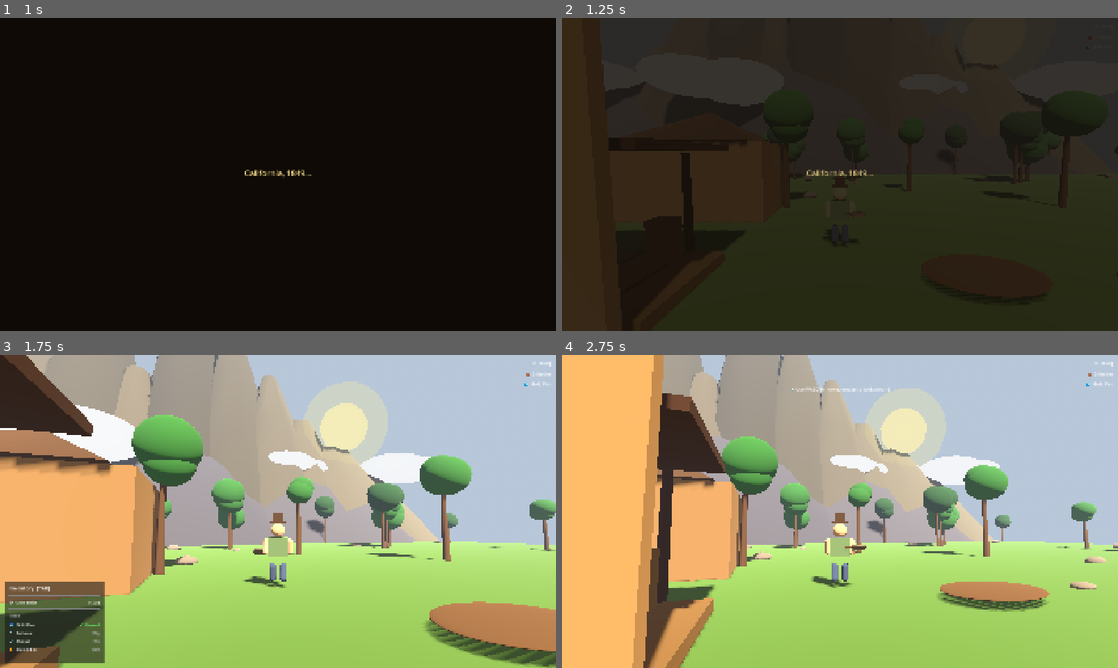
Above: before the commit, frames 1-4 (two rows, left to right).
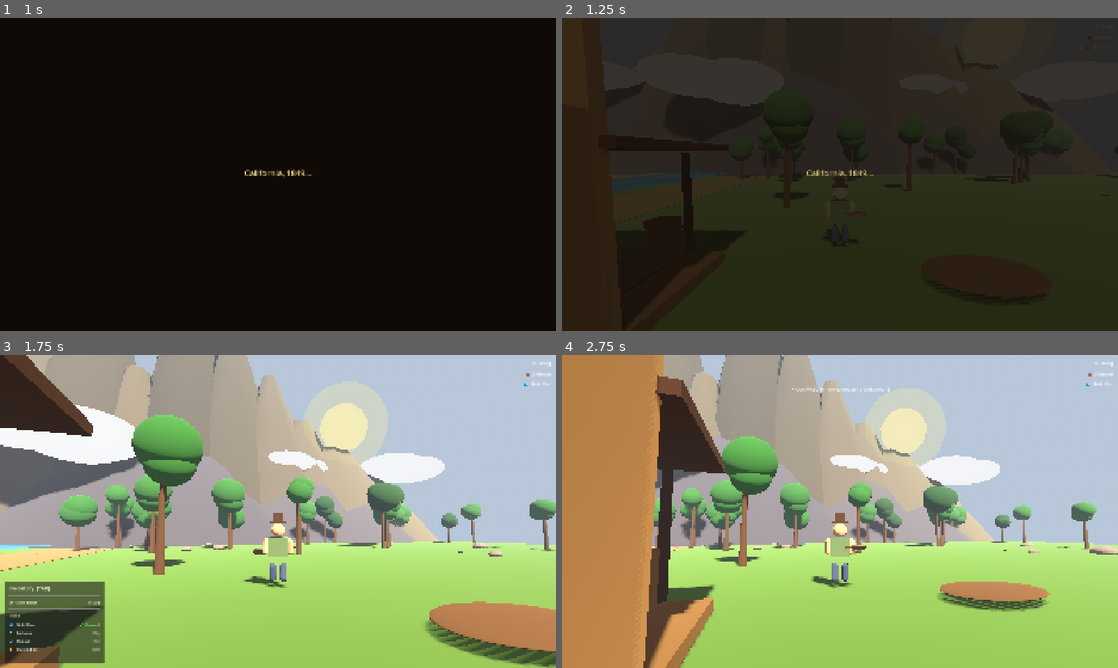
Above: after the commit, the same moments.

Repository: beachclaw/GoldRush1849
Game: Godot game, scene res://scenes/main_menu.tscn
Same seed, same stepped clock (60 frames per second), same inputs: the game is played once before the commit and once after it.
Inputs (mouse positions are in pixels of both pictures, inside the frame that each line leads up to):
- Up to frame 1 (1 s): click "Start Game" at 0.5 s
- Up to frame 2 (1.25 s): no input
- Up to frame 3 (1.75 s): tap Enter (ui_accept) at 1.25, 1.52 s; move the mouse to (305, 511) at 1.27 s; hold W (move_forward) from 1.28 s (still down); tap Tab at 1.35 s
- Up to frame 4 (2.75 s): move the mouse to (728, 527) at 2.02 s; release W (move_forward) at 2.03 s; hold S (move_back) from 2.03 s (still down); tap Tab at 2.1 s; tap Enter (ui_accept) at 2.27 s

Frame 1 is identical in both runs. In frame 2, 0.5% of the frame differs, in the area x 30-100%, y 24-60%; in frame 3, 16%; in frame 4, 22%, in the area x 0-100%, y 0-100%.

Commit message:
fix: store building — connect storefront to back, add sign, clear trees
- Move building body behind false front (CZ -5 → 6.4) so it's connected
- Extend porch/awning to close gap with building front face
- Center roof over building body
- Add "Wild West Depot" Label3D on sign
- Add _near_store() exclusion zone for tree/rock placement

Co-Authored-By: Claude Opus 4.6 <noreply@anthropic.com>

Diff:
--- a/src/world/Scenery.gd
+++ b/src/world/Scenery.gd
@@ -382,7 +382,7 @@
 	while placed < count and attempts < count * 5:
 		attempts += 1
 		var pos := _rand_pos()
-		if _near_river(pos.x) or _near_origin(pos.x, pos.z):
+		if _near_river(pos.x) or _near_origin(pos.x, pos.z) or _near_store(pos.x, pos.z):
 			continue
 		_place_tree(pos)
 		placed += 1
@@ -469,7 +469,7 @@
 func _spawn_rocks(count: int) -> void:
 	for i in range(count):
 		var pos := _rand_pos()
-		if _near_origin(pos.x, pos.z):
+		if _near_origin(pos.x, pos.z) or _near_store(pos.x, pos.z):
 			continue
 		_place_rock(pos, rng.randf_range(0.3, 1.2))
 
@@ -527,7 +527,7 @@
 	var mat_porch   := _mat(Color(0.50, 0.38, 0.20))  # porch planks
 
 	var CX: float = -6.0   # building centre X  (NW of spawn, facing south)
-	var CZ: float = -5.0   # building centre Z
+	var CZ: float = 6.4    # building centre Z  (front face at ~3.9, body extends behind false front)
 
 	# ── 1. Main building body ──────────────────────────────────────────────
 	_store_box(Vector3(CX, 1.6, CZ), Vector3(6.0, 3.2, 5.0), mat_wall)
@@ -540,6 +540,17 @@
 	_store_box(Vector3(CX, 4.75, 3.76), Vector3(5.2, 0.95, 0.12), mat_sign)
 	# Cream lettering background strip
 	_store_box(Vector3(CX, 4.75, 3.70), Vector3(4.6, 0.55, 0.06), mat_sign_bg)
+
+	# Sign text
+	var sign_label := Label3D.new()
+	sign_label.text = "Wild West Depot"
+	sign_label.font_size = 72
+	sign_label.position = Vector3(CX, 4.75, 3.66)
+	sign_label.rotation.y = PI
+	sign_label.modulate = Color(0.18, 0.08, 0.04)
+	sign_label.outline_modulate = Color(0.18, 0.08, 0.04)
+	sign_label.pixel_size = 0.005
+	add_child(sign_label)
 
 	# False front cap (top trim)
 	_store_box(Vector3(CX, 5.78, 3.88), Vector3(6.3, 0.22, 0.30), mat_dark)
@@ -549,20 +560,20 @@
 	var rrm       := CylinderMesh.new()
 	rrm.top_radius = 0.05; rrm.bottom_radius = 3.5; rrm.height = 1.4; rrm.radial_segments = 4
 	rear_roof.mesh     = rrm
-	rear_roof.position = Vector3(CX, 3.9, CZ + 0.4)
+	rear_roof.position = Vector3(CX, 3.9, CZ)
 	rear_roof.rotation.y = PI / 4.0
 	add_child(rear_roof)
 	_set_mat(rear_roof, mat_roof_sh)
 
 	# ── 4. Porch floor (raised platform) ──────────────────────────────────
-	_store_box(Vector3(CX, 0.12, 2.3), Vector3(6.2, 0.24, 2.6), mat_porch)
+	_store_box(Vector3(CX, 0.12, 2.45), Vector3(6.2, 0.24, 2.9), mat_porch)
 
 	# Porch floor planks lines (thin dark strips for plank detail)
 	for i in range(-2, 3):
-		_store_box(Vector3(CX + i * 1.1, 0.25, 2.3), Vector3(0.06, 0.01, 2.6), mat_dark)
+		_store_box(Vector3(CX + i * 1.1, 0.25, 2.45), Vector3(0.06, 0.01, 2.9), mat_dark)
 
 	# ── 5. Porch awning ────────────────────────────────────────────────────
-	_store_box(Vector3(CX, 2.82, 2.2), Vector3(6.4, 0.16, 2.8), mat_dark)
+	_store_box(Vector3(CX, 2.82, 2.35), Vector3(6.4, 0.16, 3.1), mat_dark)
 
 	# ── 6. Porch posts (3 posts) ───────────────────────────────────────────
 	for px in [-2.2, 0.0, 2.2]:
@@ -831,3 +842,7 @@
 
 func _near_origin(x: float, z: float) -> bool:
 	return Vector2(x, z).length() < 5.0
+
+func _near_store(x: float, z: float) -> bool:
+	# Store building spans roughly x=-9..-3, z=0..10 — keep trees well clear
+	return x > -11.0 and x < -1.0 and z > -1.0 and z < 11.0
